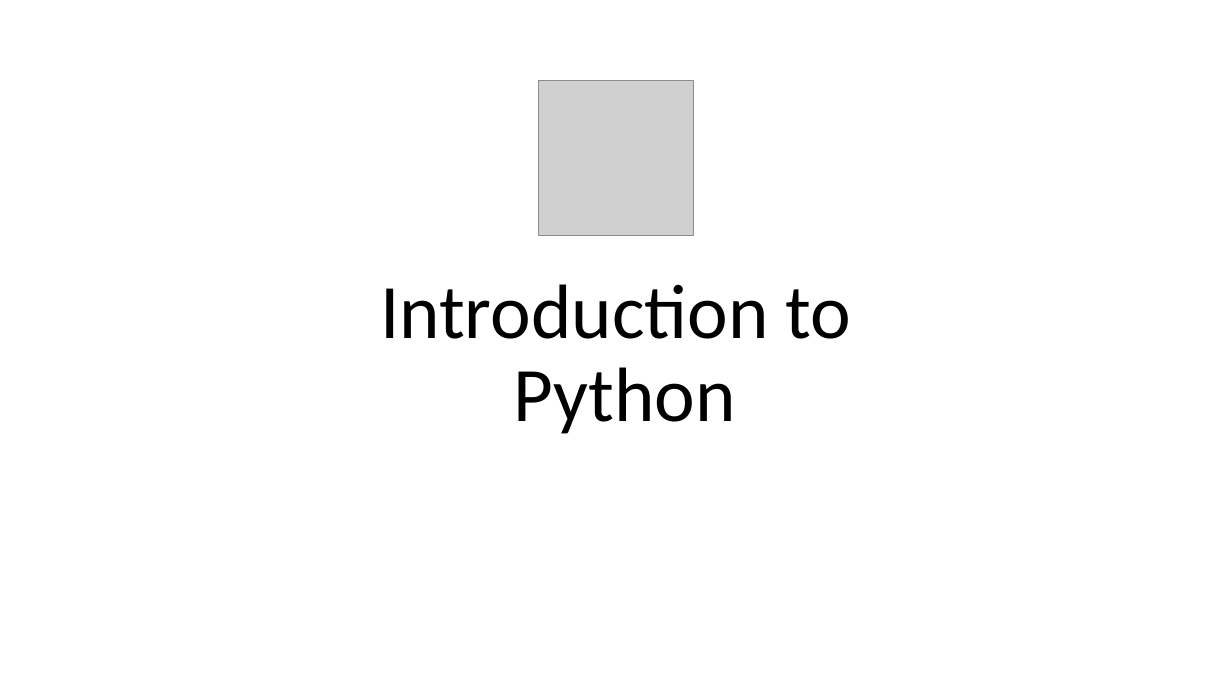
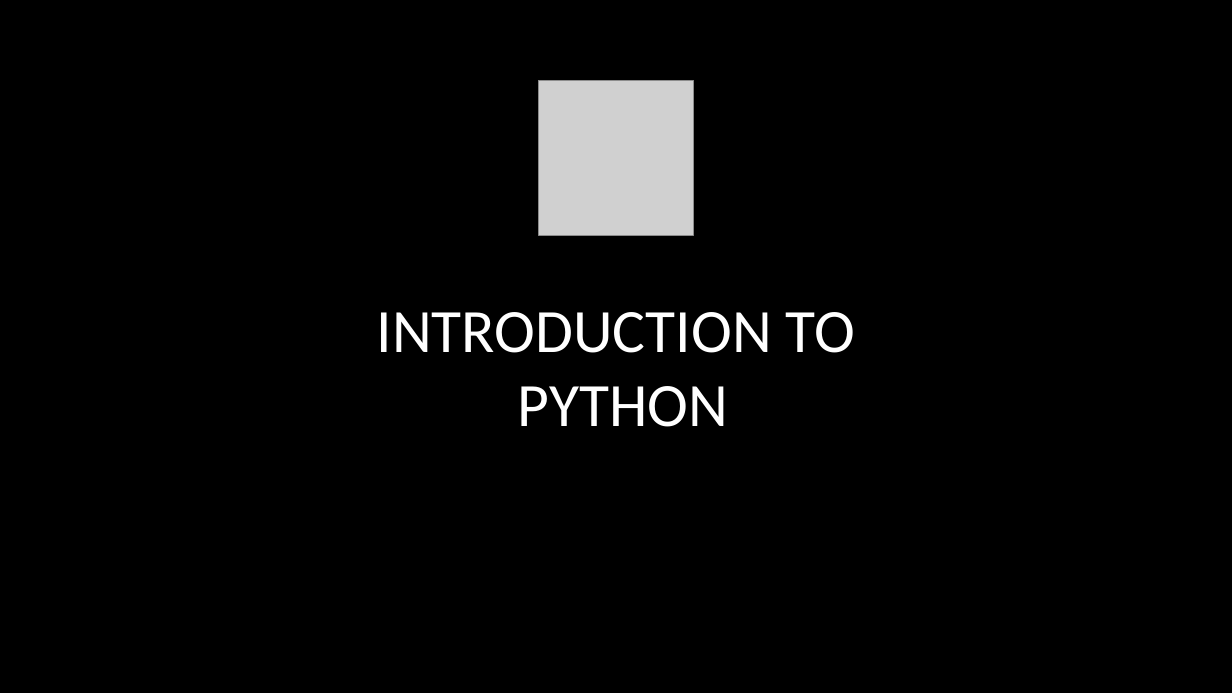
Before and after one commit to sumanpaudel1997/Python-For-Data-Science, a slide deck: slide 1 of ch_00_setup/1. Introduction to Python Programming.pptx. Drawn at 1232x693 pixels with LibreOffice and Linux fonts; fonts in the diff are those of the drawing; grey boxes stand for pictures; background and template pictures are left out. Boxes give left, top, right and bottom in pixels: in the first picture for what was removed or moved away, otherwise in the second. Text is boxed around its words. In the diff, an @@ line names an element or a change of style, - is before the commit and + after.

```diff
--- a/ch_00_setup/1. Introduction to Python Programming.pptx
+++ b/ch_00_setup/1. Introduction to Python Programming.pptx
@@ background #FFFFFF to picture (left out) @@
@@ title at bbox=[377, 312, 855, 427]: text changed; size 60 to 48 pt; text colour #000000 to #FFFFFF @@
-Introduction to
-Python
+INTRODUCTION TO
+PYTHON
```
Also in this commit, not shown: 3 other slides changed, 1 slide added, 2 slides removed, 6 other files.
